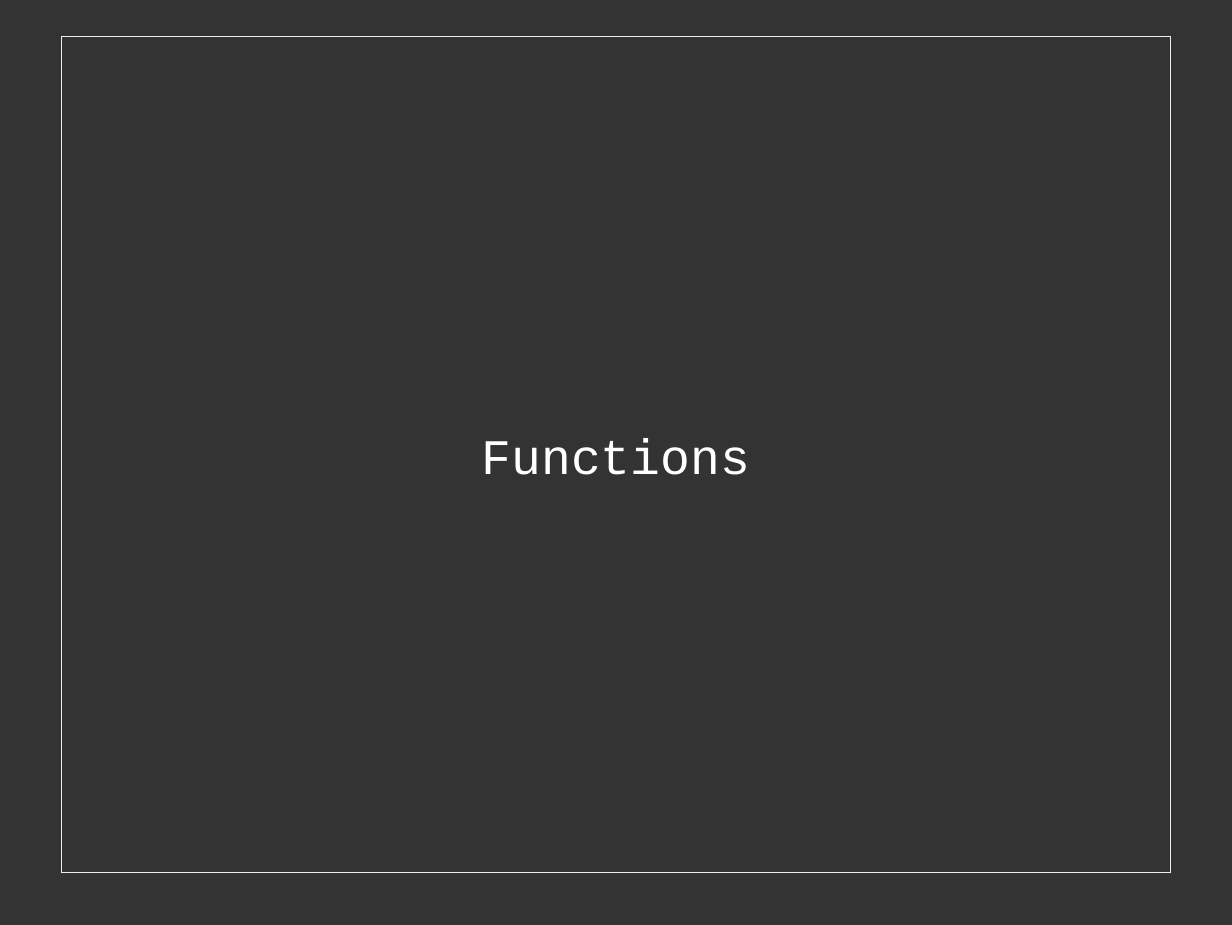
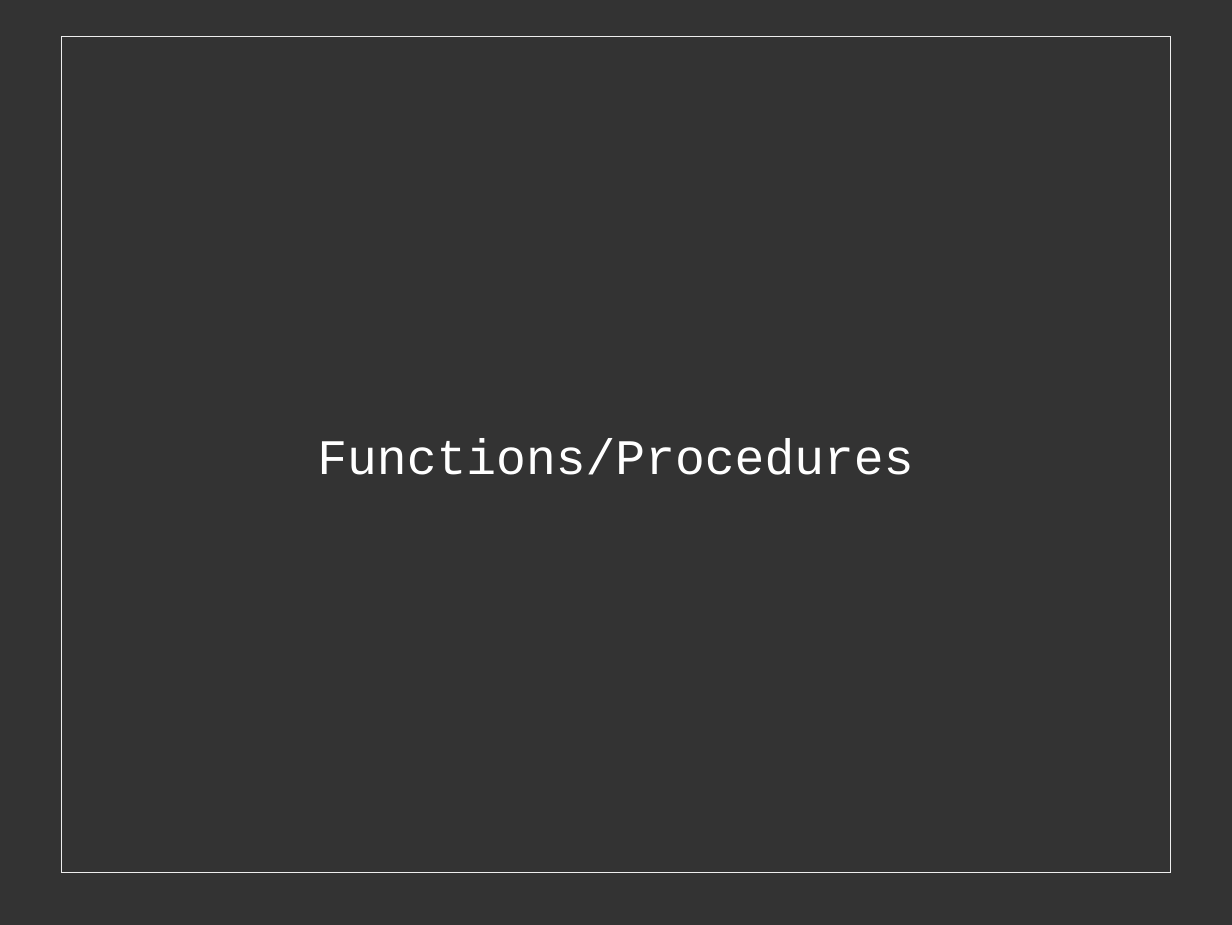
Before and after one commit to cExplr/Reversing_Basics, a slide deck: slide 82 of reversingBasics.odp. Drawn at 1232x925 pixels with LibreOffice and Linux fonts; fonts in the diff are those of the drawing. Boxes give left, top, right and bottom in pixels: in the first picture for what was removed or moved away, otherwise in the second. Text is boxed around its words. In the diff, an @@ line names an element or a change of style, - is before the commit and + after.

```diff
--- a/reversingBasics.odp
+++ b/reversingBasics.odp
@@ subtitle at (x1=317, y1=438, x2=913, y2=475): text changed @@
-Functions
+Functions/Procedures
```
Also in this commit, not shown: 2 other slides changed, 26 slides added, 1 slide removed, 7 other files.
